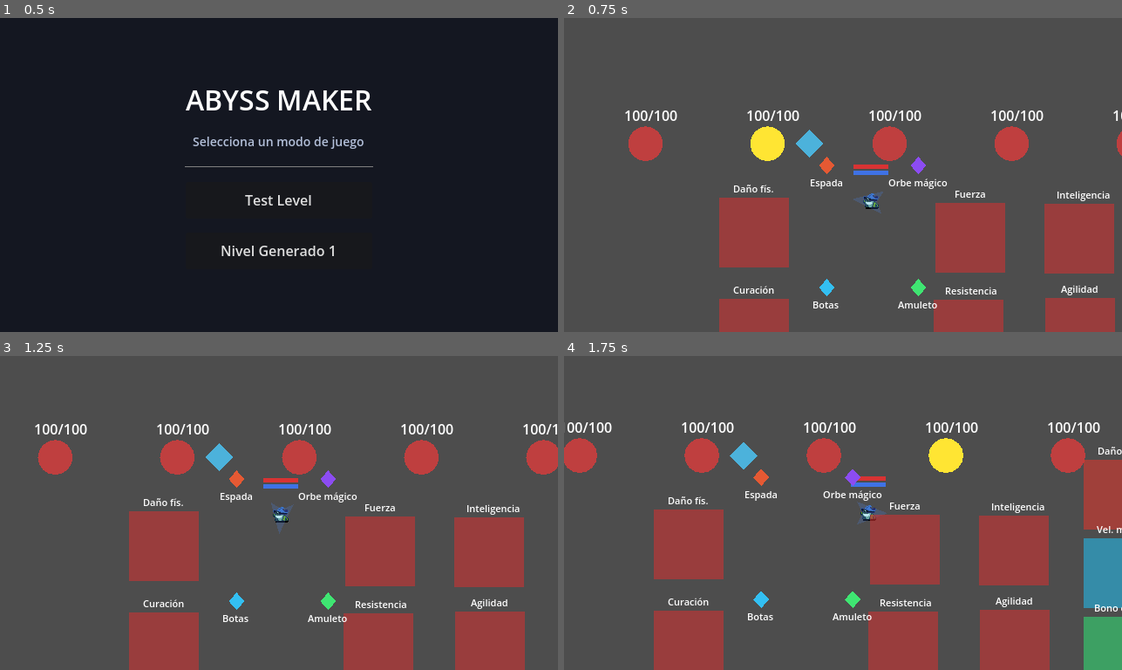
Above: before the commit, frames 1-4 (two rows, left to right).
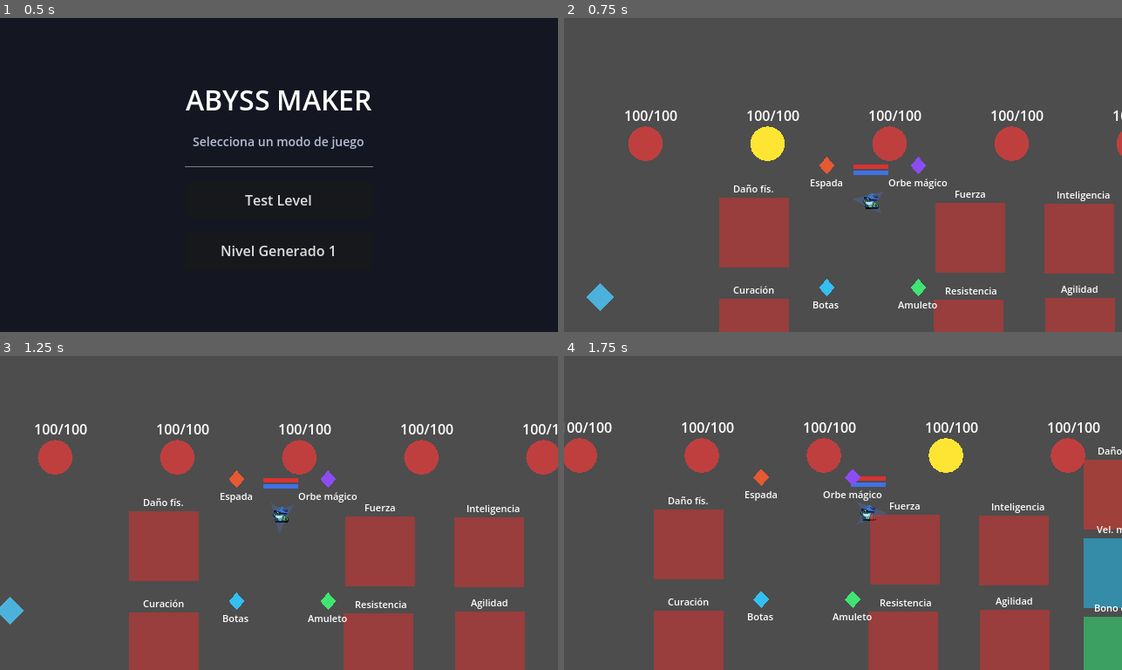
Above: after the commit, the same moments.

Repository: gersonMarcelo123/abyss-maker-game
Game: Godot game, scene res://scenes/levels/Lobby.tscn
Same seed, same stepped clock (60 frames per second), same inputs: the game is played once before the commit and once after it.
Inputs (mouse positions are in pixels of both pictures, inside the frame that each line leads up to):
- Up to frame 1 (0.5 s): no input
- Up to frame 2 (0.75 s): click "Test Level" at 0.5 s
- Up to frame 3 (1.25 s): no input
- Up to frame 4 (1.75 s): tap Enter at 1.25 s; move the mouse to (965, 497) at 1.27 s; hold D from 1.28 s (still down); tap T (attack) at 1.35 s; click (965, 497) at 1.42 s

Frame 1 is identical in both runs. In frame 2, 0.4% of the frame differs, in the area x 4-47%, y 35-94%; in frame 3, 0.4%; in frame 4, 0.2%.

Commit message:
inteligence bug fix

Diff:
--- a/scenes/levels/TestLevel.tscn
+++ b/scenes/levels/TestLevel.tscn
@@ -13,8 +13,8 @@
 
 [node name="TestLevel" type="Node2D" unique_id=183531368]
 
-[node name="ReturnTeleport" parent="." instance=ExtResource("10_teleport")]
-position = Vector2(0, 0)
+[node name="ReturnTeleport" parent="." unique_id=1056967648 instance=ExtResource("10_teleport")]
+position = Vector2(-240, 176)
 
 [node name="Player" parent="." unique_id=165562969 instance=ExtResource("1_k64b4")]
 position = Vector2(71, 66)
--- a/scripts/components/character_stats.gd
+++ b/scripts/components/character_stats.gd
@@ -274,5 +274,5 @@
 		health_changed.emit(current_health, max_health)
 	if old_max_mana > 0.0 and max_mana != old_max_mana:
 		current_mana += max_mana - old_max_mana
-		health_changed.emit(current_mana, max_mana)
+		mana_changed.emit(current_mana, max_mana)
 	stats_changed.emit()
